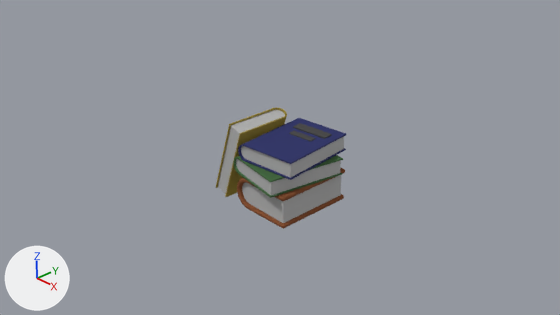
Before and after pictures for a commit that changed the Blender file Assets/models/cell/Books.blend.
Rendered twice from the file's camera 'Camera'. Lighting does not change. The marker at lower left points along +X, +Y and +Z. The first picture is the older version.
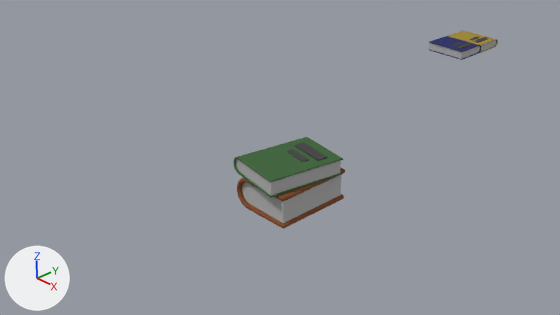
Pixel boxes (x1, y1, x2, y2) of what changed, in the pictures (560 x 315 px):
'Cylinder.002', moved, turned, rescaled: before (238, 118, 347, 180); after (428, 36, 481, 60)
'Cylinder.003', moved, turned, rescaled: before (216, 107, 287, 197); after (448, 30, 498, 53)

The change, as a list of edits to the scene's bpy script:
```text
Change ob_cylinder_002:
    ob_cylinder_002.location: (-0.452, 0.0, 2.544) -> (-3.328, 22.73, 2.427)
    ob_cylinder_002.rotation_euler: (1.571, 0.0, 0.0961) -> (1.571, 0.0, -1.588)  # degrees (90, 0, 5.5) -> degrees (90, 0, -91)
    ob_cylinder_002.scale: (1.0, 1.0, 1.0) -> (0.645, 0.645, 0.645)
Change ob_cylinder_003:
    ob_cylinder_003.location: (-2.02, 1.115, 1.289) -> (-3.737, 25.71, 2.164)
    ob_cylinder_003.rotation_euler: (2.83, 0.0, -1.571) -> (1.566, 0.0, -1.571)  # degrees (162, 0, -90) -> degrees (90, 0, -90)
    ob_cylinder_003.scale: (1.0, 1.0, 1.0) -> (0.645, 0.645, 0.645)
```
